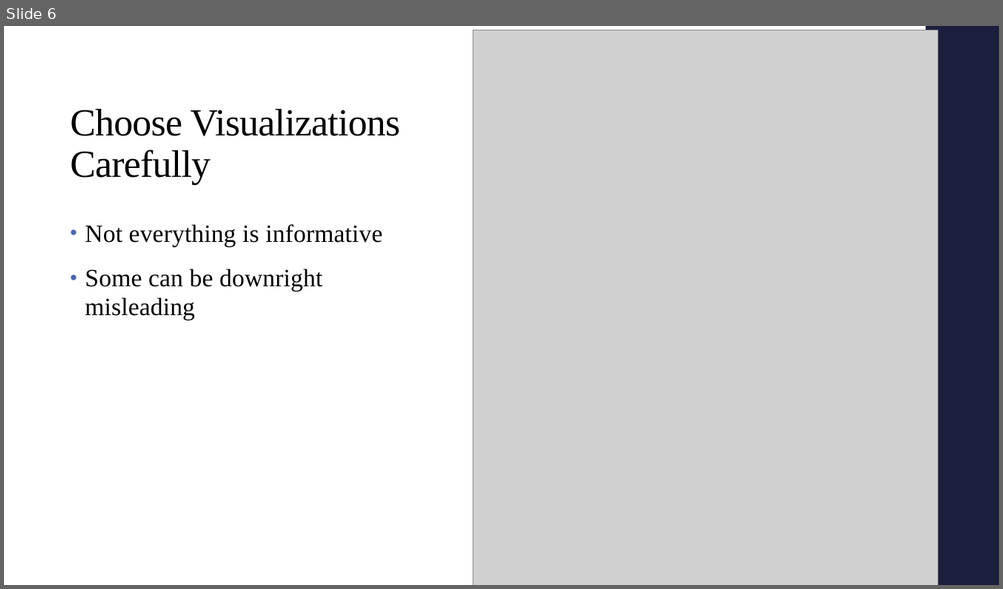
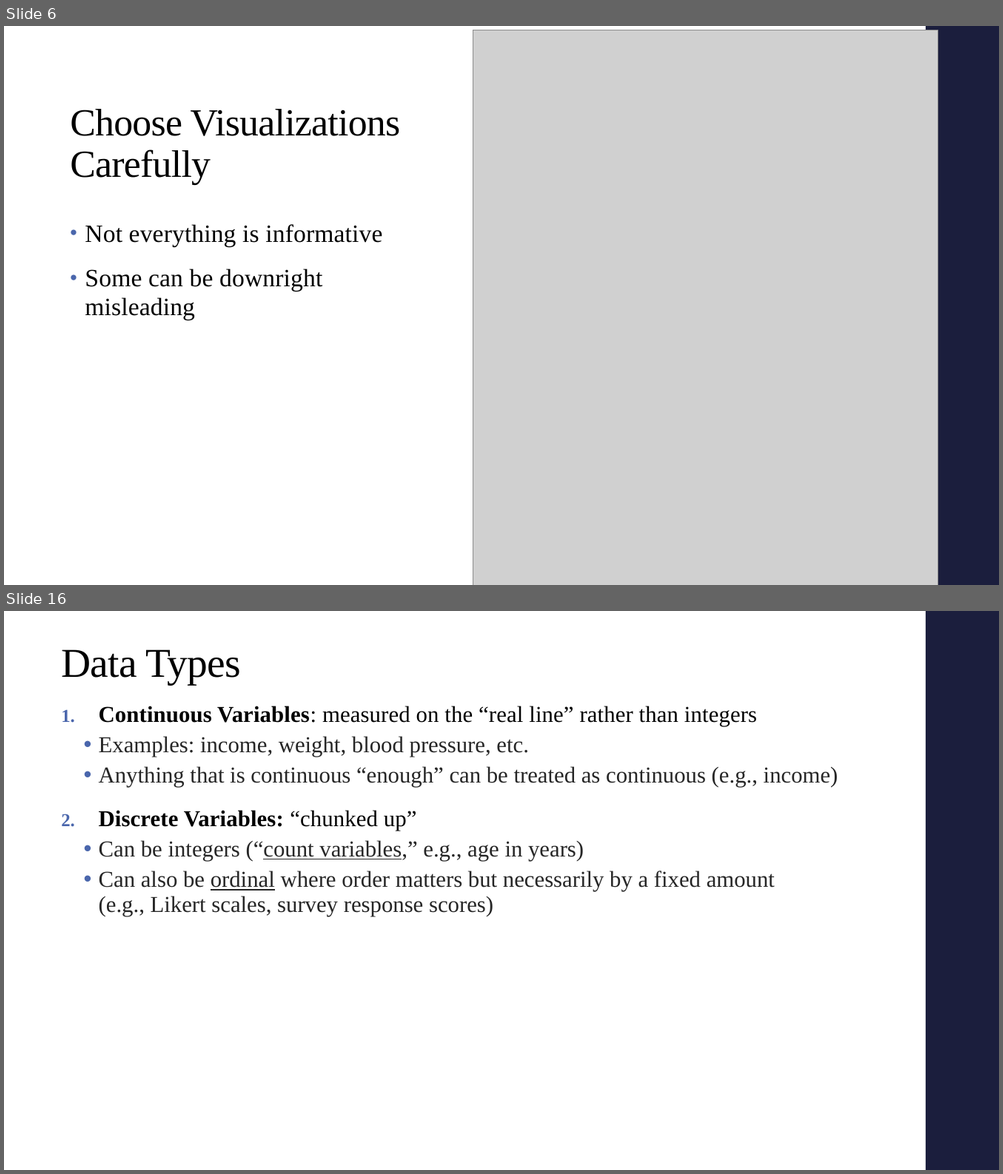
Before and after one commit to alex-hoagland/HAD5772, a slide deck: Lectures/Lecture03_Correlations/Lecture3_Correlations.pptx. Shown one above the other, each under a label of ours: slide 6 before the commit, slides 6 and 16 after it; the slides between them are not shown. The pictures are 1003x589 and 1003x1174 pixels, drawn with LibreOffice and Linux fonts; fonts in the diff are those of the drawing; grey boxes stand for pictures. Boxes give left, top, right and bottom in pixels: in the first picture for what was removed or moved away, otherwise in the second. Text is boxed around its words. In the diff, an @@ line names an element or a change of style, - is before the commit and + after.

```diff
--- a/Lectures/Lecture03_Correlations/Lecture3_Correlations.pptx
+++ b/Lectures/Lecture03_Correlations/Lecture3_Correlations.pptx
@@ slide 16 added at (4,611,999,1170), background #FFFFFF; not listed: 1 template element that a slide beside it also shows @@
@@ title added at (61,649,241,684), 39.6 pt, text #000000 @@
+Data Types
@@ text added at (99,706,838,917), 22 pt, text #262626 @@
+1. Continuous Variables: measured on the “real line” rather than integers
+  • Examples: income, weight, blood pressure, etc.
+  • Anything that is continuous “enough” can be treated as continuous (e.g., income)
+2. Discrete Variables: “chunked up”
+  • Can be integers (“count variables,” e.g., age in years)
+  • Can also be ordinal where order matters but necessarily by a fixed amount (e.g., Likert scales, survey response scores)
```
Also in this commit, not shown: 2 slides changed, 34 other slides added, 10 slides removed, 3 other files.
